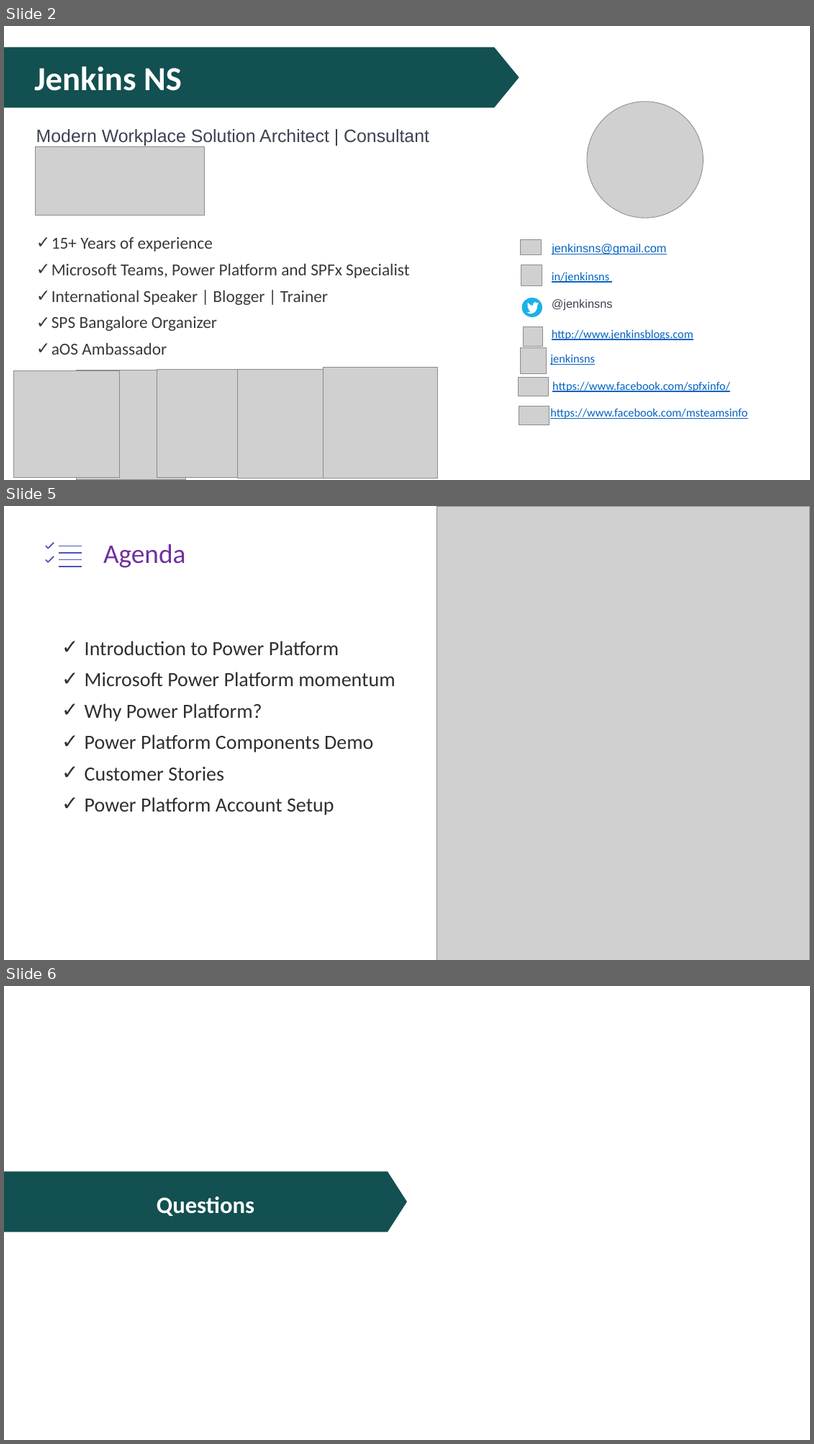
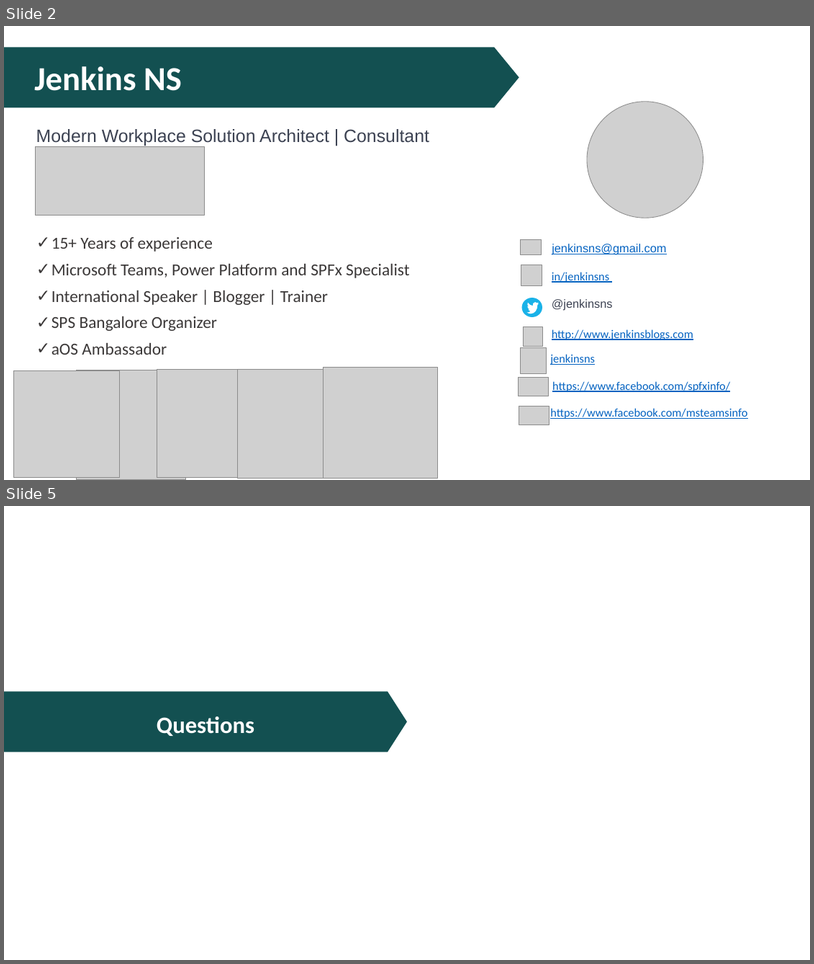
Before and after one commit to JPOWER4/MicrosoftTeams, a slide deck: MicrosoftTeams-Admin.pptx. Shown one above the other, each under a label of ours: slides 2, 5 and 6 before the commit, slides 2 and 5 after it; the slides between them are not shown. The pictures are 814x1444 and 814x964 pixels, drawn with LibreOffice and Linux fonts; fonts in the diff are those of the drawing; grey boxes stand for pictures. Boxes give left, top, right and bottom in pixels: in the first picture for what was removed or moved away, otherwise in the second. Text is boxed around its words. In the diff, an @@ line names an element or a change of style, - is before the commit and + after.

```diff
--- a/MicrosoftTeams-Admin.pptx
+++ b/MicrosoftTeams-Admin.pptx
@@ slide 5 removed at box(4, 506, 810, 960), background #FFFFFF @@
@@ picture removed at box(437, 506, 810, 960) @@
@@ freeform shape removed at box(46, 542, 82, 566) @@
@@ title removed at box(103, 544, 186, 568) @@
-Agenda
@@ text removed at box(85, 641, 395, 815) @@
-✓ Introduction to Power Platform
-✓ Microsoft Power Platform momentum
-✓ Why Power Platform?
-✓ Power Platform Components Demo
-✓ Customer Stories
-✓ Power Platform Account Setup
@@ what was slide 6 is now slide 5 @@
```
Also in this commit, not shown: 1 slide changed, 2 slides added, 3 other slides removed, 3 other files.
